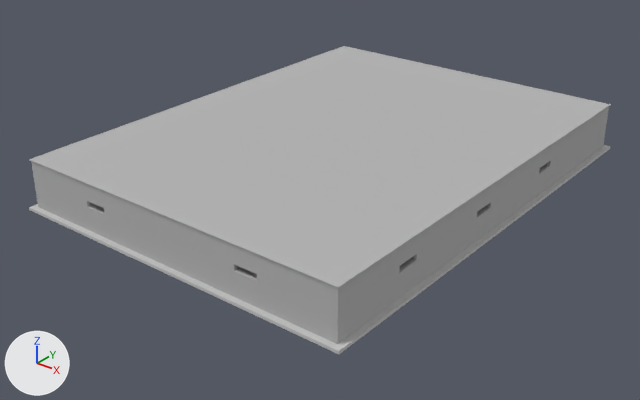
The Blender file Assets/Models/Toolshop/Toolshop.blend, before and after one commit.
Both versions are drawn from a camera (50 mm lens) standing at (84.0, -110.9, 62.5) and looking at (-0.7, -5.0, -3.2). The axes (+X, +Y, +Z) are drawn at lower left. The lights are the same throughout.

Objects in the first picture: 'Roof', 'Walls'.
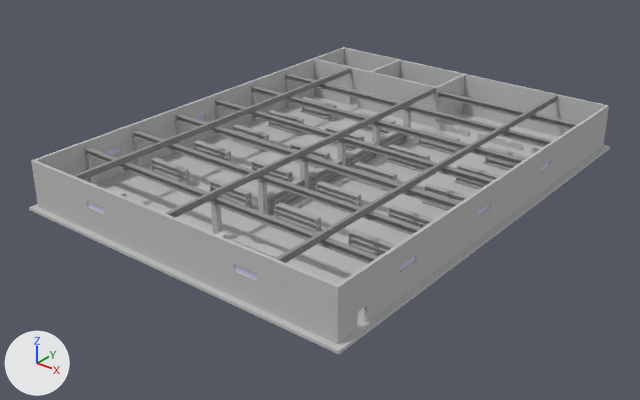
The change, as a list of edits to the scene's bpy script:
```text
Add mat_shelves:
    mat_shelves = diffuse_material('Shelves')
    mat_shelves.base_color = (0.439, 0.439, 0.439)  # grey #b1b1b1
Add mat_glass:
    mat_glass = diffuse_material('Glass')
    mat_glass.base_color = (0.611, 0.601, 0.8)  # white #cdcce7
Add mat_metal:
    mat_metal = diffuse_material('Metal')
    mat_metal.base_color = (0.296, 0.296, 0.296)  # grey #949494
Change me_cube:
    used by ob_walls; location = (0.0, 0.0, 0.0)
    remove me_cube.from_pydata(...)  # 6596 vertices, 6480 faces; spans x -31.0..31.0, y -41.0..41.0, z -0.5..8.0
    remove me_cube.materials.append(mat_floor)  # light grey #c5c5c5
    add me_cube.from_pydata(...)  # 6680 vertices, 6548 faces; spans x -31.0..31.0, y -41.0..41.0, z -0.5..8.0
    me_cube part 1: a new loose piece, a box spanning x -29.8..-29.7, y -27.1..-22.9, z 3.9..5.0, in mat_glass (white #cdcce7)
    me_cube part 2: a new loose piece, a box spanning x 29.7..29.8, y -27.1..-22.9, z 3.9..5.0, in mat_glass (white #cdcce7)
    me_cube part 3: a new loose piece, a box spanning x 29.7..29.8, y -7.1..-2.9, z 3.9..5.0, in mat_glass (white #cdcce7)
    me_cube part 4: a new loose piece, a box spanning x -17.1..-12.9, y -39.8..-39.7, z 3.9..5.0, in mat_glass (white #cdcce7)
    me_cube part 5: a new loose piece, a box spanning x 12.9..17.1, y -39.8..-39.7, z 3.9..5.0, in mat_glass (white #cdcce7)
    me_cube part 6: 16 vertices moved from x -0.3..0.3, y 39.5, z 7.0..8.0 to x -0.3..0.3, y 29.0, z 7.0..8.0
    me_cube part 7: 16 vertices moved from x -20.3..-19.7, y 39.5, z 7.0..8.0 to x -20.3..-19.7, y 29.0, z 7.0..8.0
    me_cube part 8: 300 faces spanning x -29.5..29.5, y -39.5..39.5, z 6.0..8.0 switch from mat_walls (grey #b6b6b6) to mat_metal (grey #949494)
    me_cube part 9: 5376 faces spanning x -25.4..25.4, y -20.7..20.7, z 0.0..3.0 switch from mat_white (light grey #c2c2c2) to mat_shelves (grey #b1b1b1)
    add me_cube.materials.append(mat_glass)  # white #cdcce7
Change ob_roof:
    add ob_roof.hide_set(True)
```

Where the change shows, as pixel boxes (x1, y1, x2, y2) in the pictures (640 x 400 px; the box of a moved part takes in the faces that stretch with it):
'Walls', reshaped: before (29, 107, 610, 354); after (29, 47, 610, 354)
'Roof', hidden: before (29, 46, 611, 289)
part 1 of me_cube, added: after (105, 147, 121, 155)
part 2 of me_cube, added: after (399, 256, 415, 271)
part 3 of me_cube, added: after (477, 203, 490, 216)
part 4 of me_cube, added: after (88, 202, 104, 213)
part 5 of me_cube, added: after (235, 265, 257, 280)
part 6 of me_cube, moved or reshaped (not visible before): after (165, 87, 436, 217)
part 7 of me_cube, moved or reshaped (not visible before): after (73, 67, 352, 180)
part 8 of me_cube, recoloured: after (84, 74, 578, 264)
part 9 of me_cube, recoloured: after (150, 97, 528, 256)
